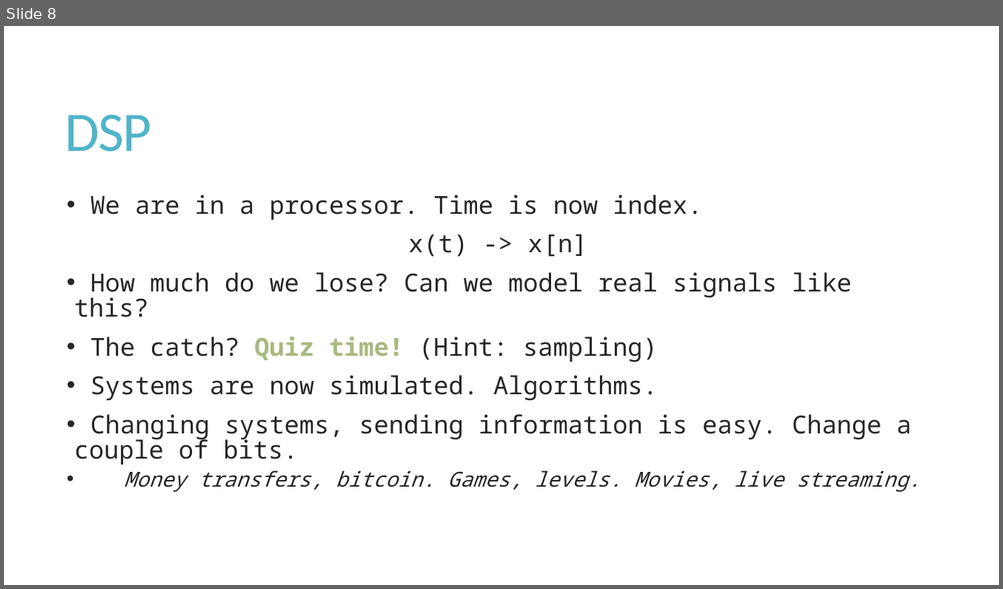
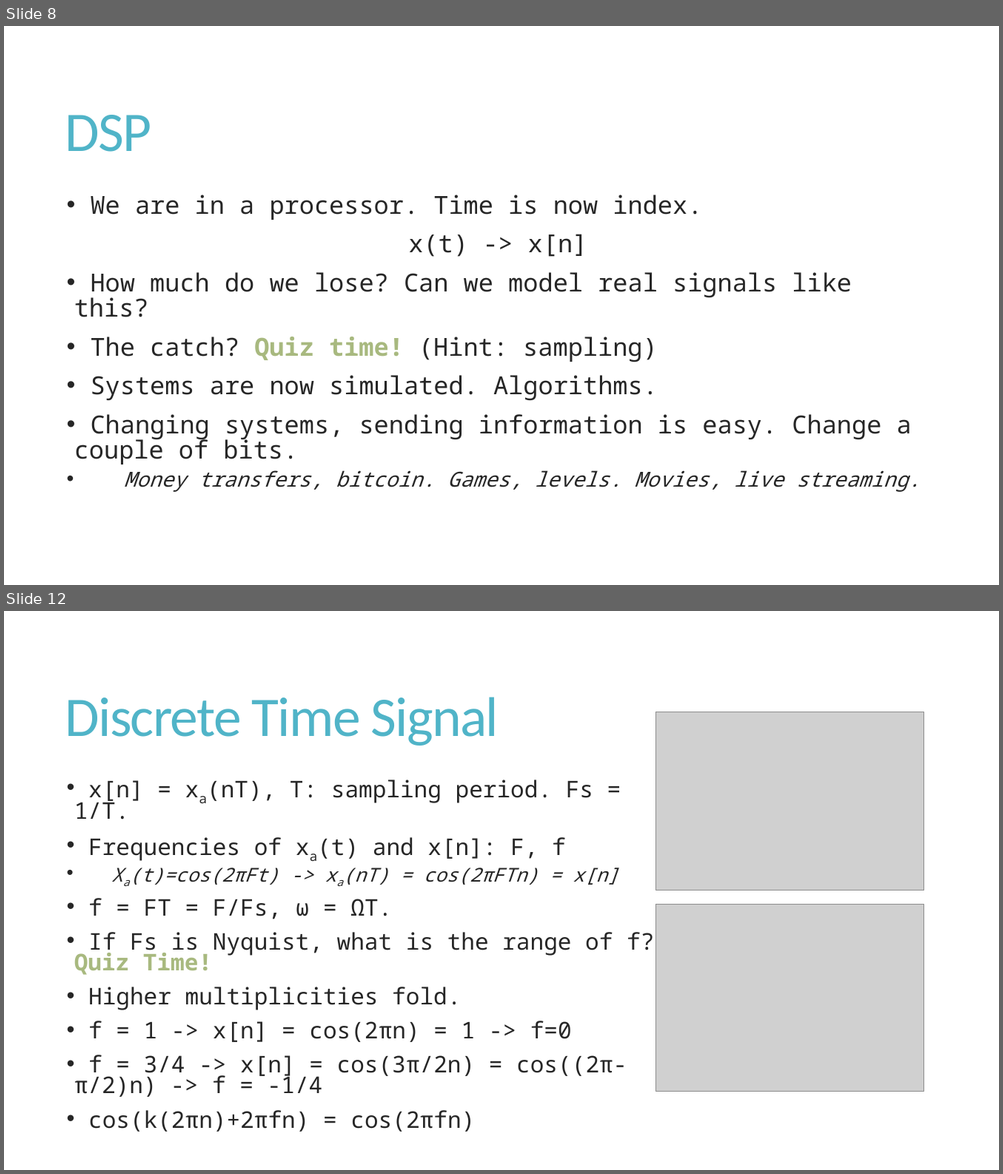
Before and after one commit to mrsfgl/ece466_dsp_ss2022, a slide deck: Lecture Slides/Lecture_0.pptx. Shown one above the other, each under a label of ours: slide 8 before the commit, slides 8 and 12 after it; the slides between them are not shown. The pictures are 1003x589 and 1003x1174 pixels, drawn with LibreOffice and Linux fonts; fonts in the diff are those of the drawing; grey boxes stand for pictures. Boxes give left, top, right and bottom in pixels: in the first picture for what was removed or moved away, otherwise in the second. Text is boxed around its words. In the diff, an @@ line names an element or a change of style, - is before the commit and + after.

```diff
--- a/Lecture Slides/Lecture_0.pptx
+++ b/Lecture Slides/Lecture_0.pptx
@@ slide 12 added at [4, 611, 999, 1170], background #FFFFFF @@
@@ title added at [65, 697, 499, 746], 54 pt, text #50B4C8 @@
+Discrete Time Signal
@@ picture added at [656, 712, 924, 891] @@
@@ text added at [74, 780, 654, 1132], 22.2 pt, text #262626 @@
+• x[n] = xa(nT), T: sampling period. Fs = 1/T.
+• Frequencies of xa(t) and x[n]: F, f
+    • Xa(t)=cos(2πFt) -> xa(nT) = cos(2πFTn) = x[n]
+• f = FT = F/Fs, ω = ΩT.
+• If Fs is Nyquist, what is the range of f? Quiz Time!
+• Higher multiplicities fold.
+• f = 1 -> x[n] = cos(2πn) = 1 -> f=0
+• f = 3/4 -> x[n] = cos(3π/2n) = cos((2π-π/2)n) -> f = -1/4
+• cos(k(2πn)+2πfn) = cos(2πfn)
@@ picture added at [656, 905, 924, 1092] @@
```
Also in this commit, not shown: 6 slides changed, 2 other slides added, 1 slide removed, 7 other files.
